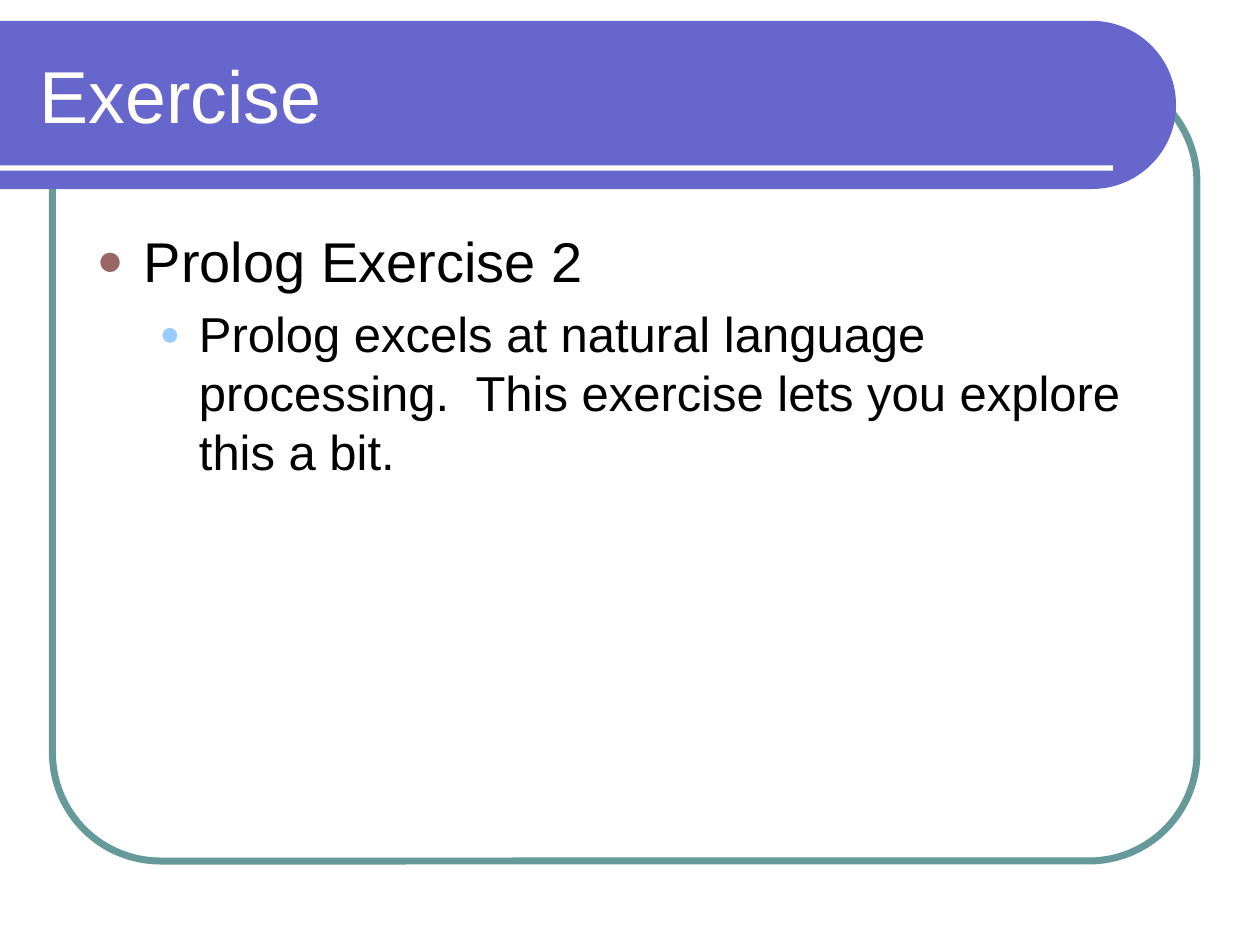
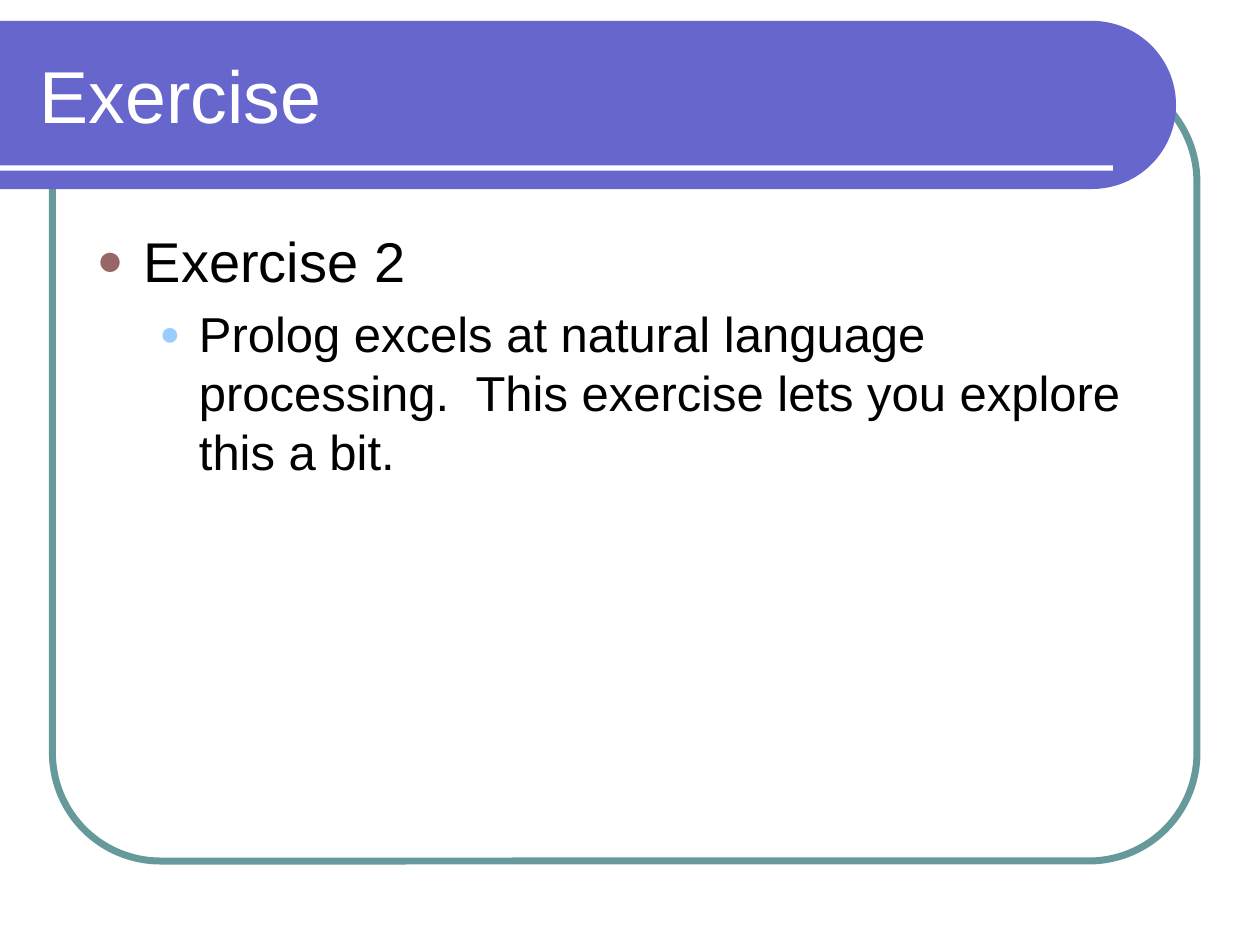
Before and after one commit to lutzhamel/phl-prolog, a slide deck: slide 38 of philosophy-prolog.pptx. Drawn at 1260x945 pixels with LibreOffice and Linux fonts; fonts in the diff are those of the drawing. Boxes give left, top, right and bottom in pixels: in the first picture for what was removed or moved away, otherwise in the second. Text is boxed around its words. In the diff, an @@ line names an element or a change of style, - is before the commit and + after.

```diff
--- a/philosophy-prolog.pptx
+++ b/philosophy-prolog.pptx
@@ text at bbox=[144, 241, 405, 283]: text changed @@
-● Prolog Exercise 2
+● Exercise 2
```
Also in this commit, not shown: 6 other slides changed, 4 other files.
